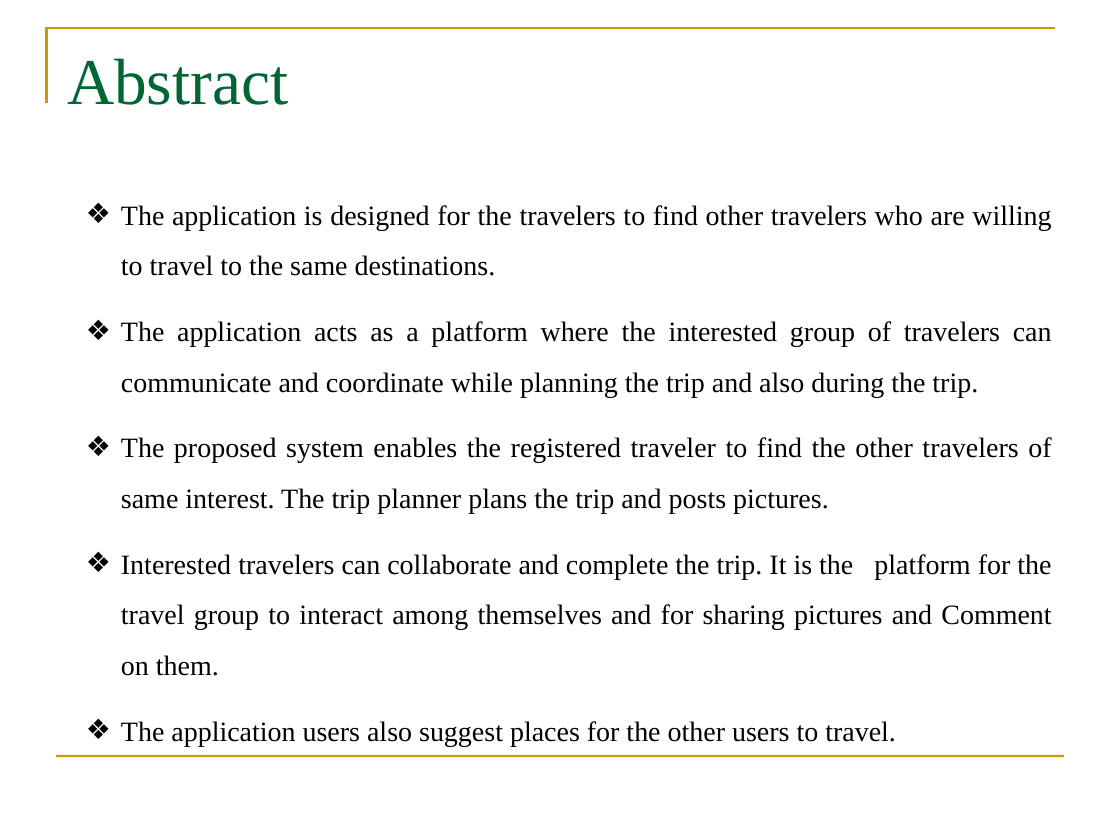
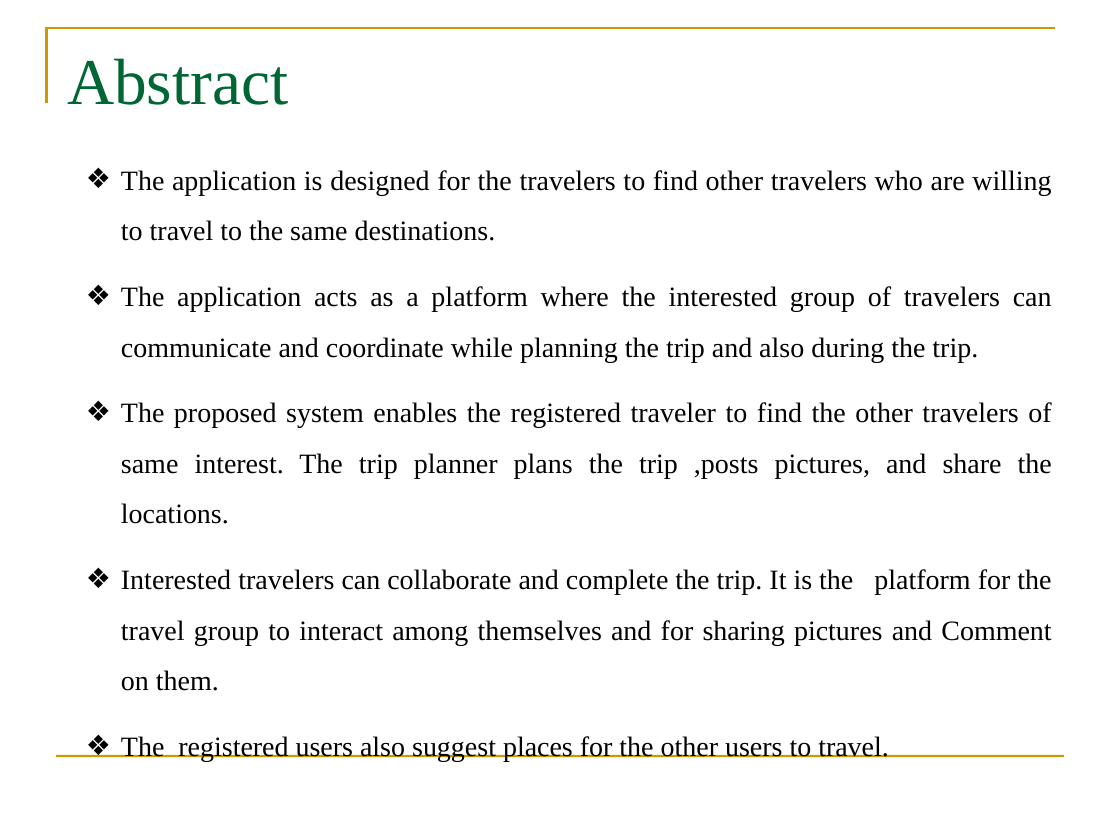
Before and after one commit to pavaniboya/TRIP-PLANNER, a slide deck: slide 2 of Project Review (1).pptx. Drawn at 1120x840 pixels with LibreOffice and Linux fonts; fonts in the diff are those of the drawing; background and template pictures are left out. Boxes give left, top, right and bottom in pixels: in the first picture for what was removed or moved away, otherwise in the second. Text is boxed around its words. In the diff, an @@ line names an element or a change of style, - is before the commit and + after.

```diff
--- a/Project Review (1).pptx
+++ b/Project Review (1).pptx
@@ text "The application is designed for ...": place and size @@
-text "The application is designed for ..." at bbox=[121, 205, 1052, 746]
+text "The application is designed for ..." at bbox=[121, 170, 1052, 762]
@@ text at bbox=[121, 402, 1052, 524]: text changed @@
-❖ The proposed system enables the registered traveler to find the other travelers of same interest. The trip planner plans the trip and posts pictures.
+❖ The proposed system enables the registered traveler to find the other travelers of same interest. The trip planner plans the trip ,posts pictures, and share the locations.
@@ text at bbox=[121, 736, 889, 762]: text changed @@
-❖ The application users also suggest places for the other users to travel.
+❖ The registered users also suggest places for the other users to travel.
```
Also in this commit, not shown: 2 other slides changed, 1 slide removed.
